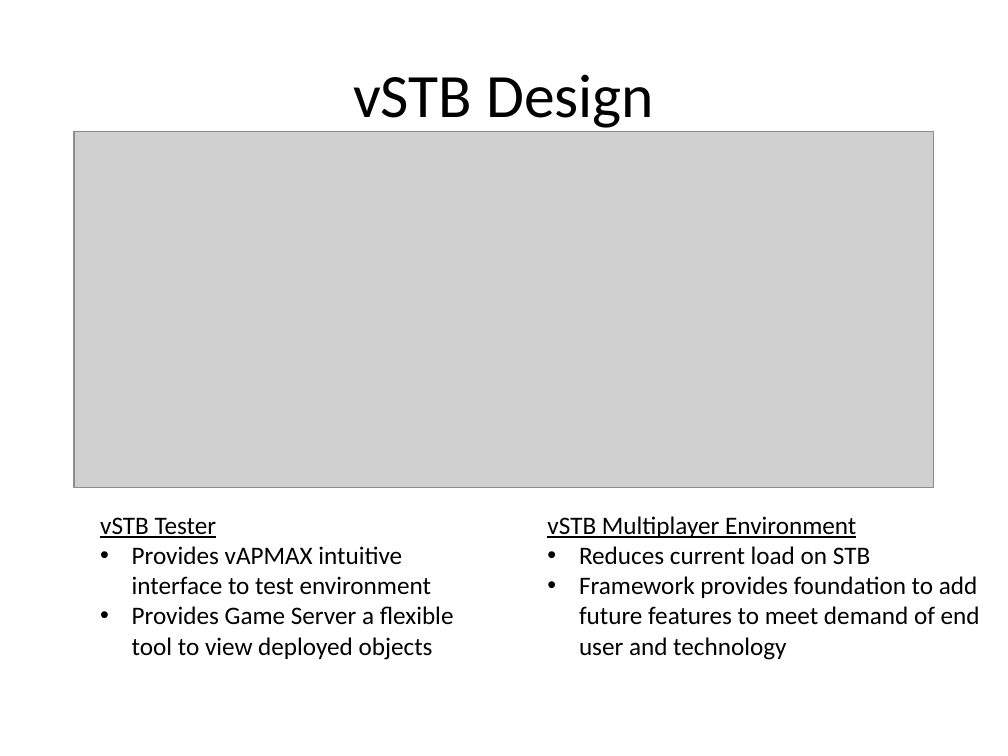
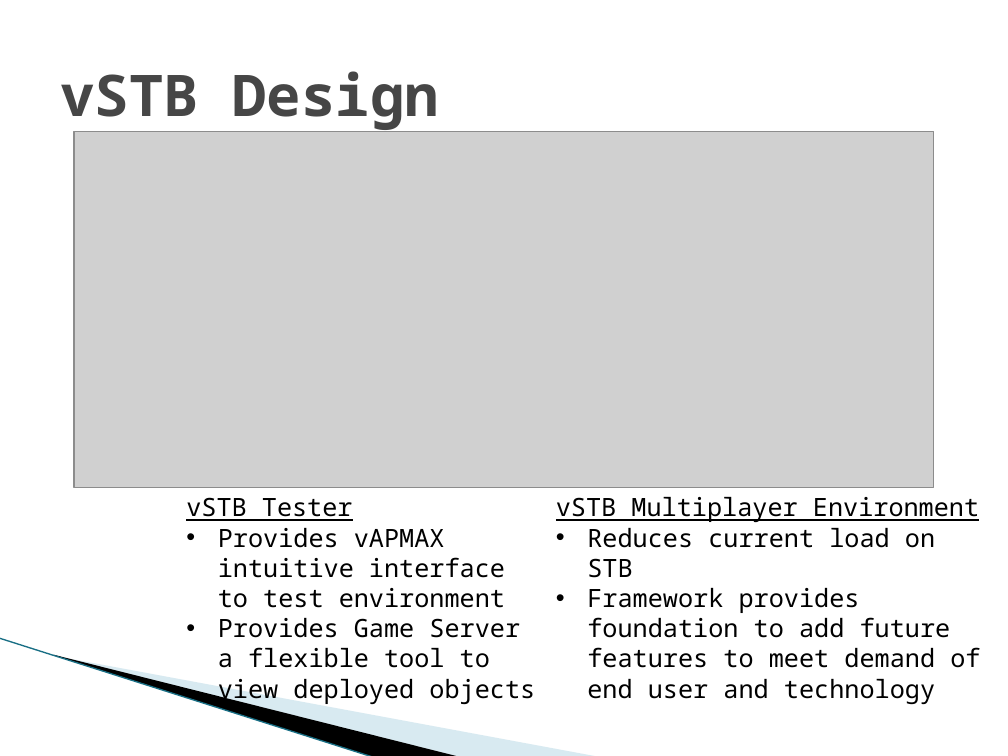
Before and after one commit to SDSMT-CSC/STBMF, a slide deck: slide 10 of docs/srDesign_ClientPresentation2.pptx (slide 8 before the commit). Drawn at 1008x756 pixels with LibreOffice and Linux fonts; fonts in the diff are those of the drawing; grey boxes stand for pictures; background and template pictures are left out. Boxes give left, top, right and bottom in pixels: in the first picture for what was removed or moved away, otherwise in the second. Text is boxed around its words. In the diff, an @@ line names an element or a change of style, - is before the commit and + after.

Commit message:
Updated slides to final format

```diff
--- a/docs/srDesign_ClientPresentation2.pptx
+++ b/docs/srDesign_ClientPresentation2.pptx
@@ title "vSTB Design" at [60, 71, 439, 130]: size 44 to 41 pt, font Calibri to Noto Sans Mono, text colour #000000 to #464646, bold on; alignment centre to left @@
@@ text "vSTB Tester" at [186, 497, 535, 704]: font Calibri to Noto Sans Mono @@
@@ text "vSTB Tester": place and size @@
-text "vSTB Tester" at [100, 517, 454, 660]
+text "vSTB Tester" at [186, 497, 535, 704]
@@ text "vSTB Multiplayer Environment": place and size @@
-text "vSTB Multiplayer Environment" at [547, 516, 980, 660]
+text "vSTB Multiplayer Environment" at [556, 497, 980, 704]
@@ text "vSTB Multiplayer Environment" at [556, 497, 980, 704]: font Calibri to Noto Sans Mono @@
@@ line added from (0, 638) to (374, 756), #97C5D8 0.95 pt @@
@@ freeform shape added at [53, 654, 461, 756], fill #000000 @@
@@ freeform shape added at [55, 655, 600, 756], fill #A0CBDC at 40% opacity @@
```
Also in this commit, not shown: 14 other slides changed, 5 slides added, 1 slide removed.
